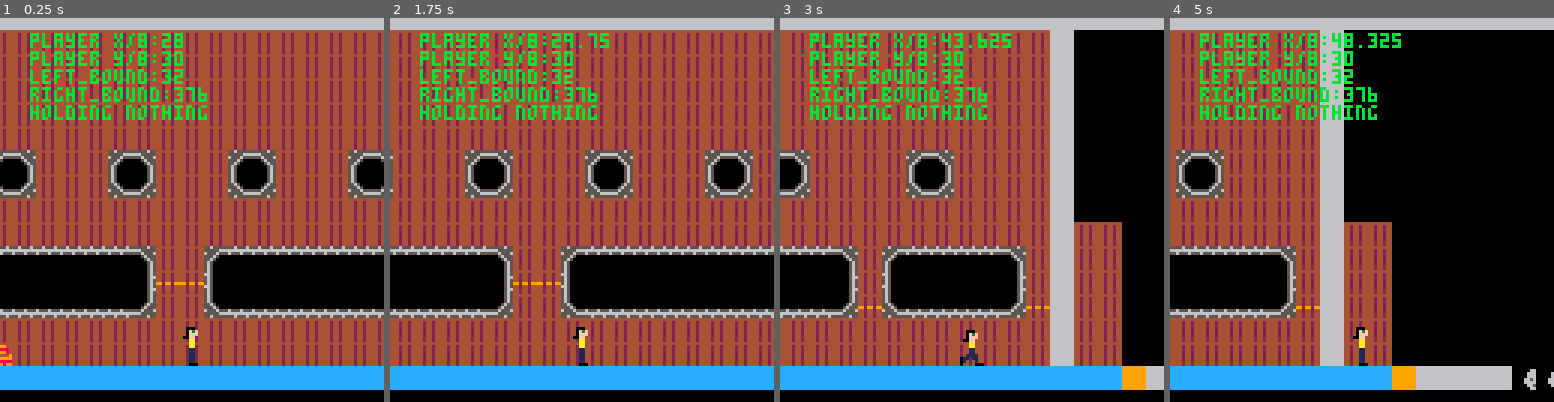
Above: before the commit, frames 1-4 (left to right).
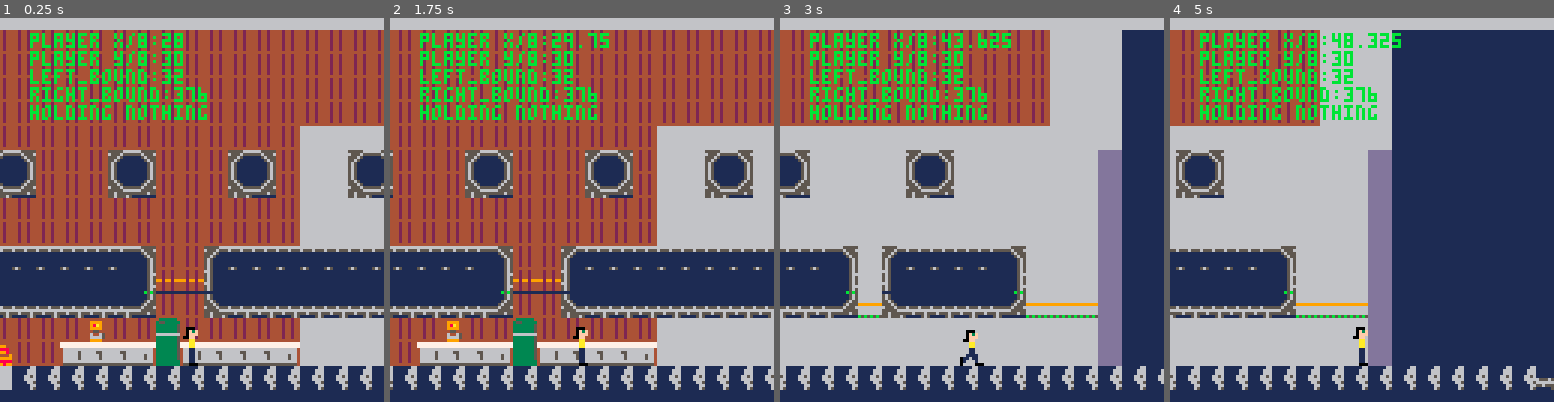
Above: after the commit, the same moments.

Repository: DiegoArmando/gbgj-08-22
Game: PICO-8 cartridge gbgj_8_22.p8
Same seed, same stepped clock (60 frames per second), same inputs: the game is played once before the commit and once after it.
Inputs:
- Up to frame 1 (0.25 s): no input
- Up to frame 2 (1.75 s): tap X (X key) at 0.33, 1.07 s; tap O (Z key) at 0.7, 1.7 s; hold Right from 1.6 s (still down)
- Up to frame 3 (3 s): tap X (X key) at 1.85, 2.97 s; release Right at 2.1 s; tap O (Z key) at 2.1, 2.5, 2.9 s; hold Up 2.15-2.42 s; hold Right from 2.47 s (still down)
- Up to frame 4 (5 s): release Right at 3.03 s; hold Left 3.08-3.58 s; tap O (Z key) every 0.4 s from 3.3 to 4.9 s; hold Down 3.63-3.97 s; hold Right 4.02-4.68 s; tap X (X key) at 4.08 s; hold Up from 4.73 s (still down)

The runs differ from the first frame. In frame 1, 44% of the frame differs, in the area x 0-100%, y 3-100%; in frame 2, 46%; in frame 3, 72%; in frame 4, 79%.

Commit message:
Update gbgj_8_22.p8

Diff:
--- a/gbgj_8_22.p8
+++ b/gbgj_8_22.p8
@@ -200,7 +200,7 @@
 end
 
 function _draw()
-    cls()
+    cls(1)
     map(0, 0, 0, 0, 128, 64)
 
 	--Set camera position
@@ -297,12 +297,11 @@
 
 
 
-
 __gff__
 0000010000000000000000000000000000000000000000000000000000000000000000000000000000000000000000000000000000000000000000000000000000000000000000000000000000000000000000000000000000000000000000000000000000000000000000000000000000000000000000000000000000000000
 0000000000000000000000000000000000000000000000000000000000000000000000000000000000000000000000000000000000000000000000000000000000000000000000000000000000000000000000000000000000000000000000000000000000000000000000000000000000000000000000000000000000000000
 __map__
-0000000000000000000000000000000000000000000000000000000000000000000000000045454545010145454501010101010101010101010101010101010101010101014545454545454545454545454545010101010145000000000000000000000000000000000000000000000000000000000000000000000000000000
+0000000000000000000000000000000000000000000000000000000000000000000000000001010101010101010101010101010101010101010101010101010101010101010101010101010101010101010101010101010101000000000000000000000000000000000000000000000000000000000000000000000000000000
 000000000000000000000000000000000000000000000000000000000000000000000001010100000000000000000000000000000000000000000000000000000001000000000000000000000000001d000000000000000101010100000000000000000000000000000000000000000000000000000000000000000000000000
 000000000000000000000000000000000000000000000000000000000000000101010101000000000000000000000000000000000000000000000000000000000001000000000000000000000000001d000000000000000000000101010000000000000000000000000000000000000000000000000000000000000000000000
 0000000000000000000000000000000000000000000000000000000001010101000000000000000000000000000000000000000000000000001d0000000000000001000000000000000000000000001d000000000000000000000000010101000000000000000000000000000000000000000000000000000000000000000000
@@ -320,17 +319,17 @@
 0000000000000000000000010100000000000000000000000000000000000000000000000000000000000000000000000000000000000000001d1d1d1d1d1d1d1d011d1d1d1d1d1d1d1d1d1d1d1d1d1d000000000000000000000000000000000000000000000000000000000000000000000101000000000000000000000000
 0000000000000000000001010000000000000000000000000000000000000000000000000000000000000000000000000000000000000000000000000000000000010000000000000000000000000000000000000000000000000000000000000000000000000000000000000000000000000001010000000000000000000000
 0000000000000000000101010101010101010101010101010101010101010101010101010101010101010101010101010101010101010101010101010101010101010101010101010101010101010101010101010101010101010101010101010101010101010101010101010101010101010101010100000000000000000000
-000000000000000000014040404040404040404040404040404040404040404040404040404040404040404040404001000000000000000000000000000000000000000000000000000000000000000000000000014c4c4c4c4c4c4c4c4c4c4c4c4c4c4c4c4c4c4c4c4c4c4c4c4c4c4c4c4c4c4c4c0101000000000000000000
-000000000000000000014040404040404040404040404040404040404040404040404040404040404040404040404001000000000000000000000000000000000000000000000000000000000000000000000000014c4c4c4c4c4c4c4c4c4c4c4c4c4c4c4c4c4c4c4c4c4c4c4c4c4c4c4c4c4c4c4c4c01010000000000000000
-000000000000000000014040404040404040404040404040404040404040404040404040404040404040404040404001000000000000000000000000000000000000000000000000000000000000000000000000014c4c4c4c4c4c4c4c4c4c4c4c4c4c4c4c4c4c4c4c4c4c4c4c4c4c4c4c4c4c4c4c4c4c450000000000000000
-000000000000000000014040404040404040404040404040404040404040404040404040404040404040404040404001000000000000000000000000000000000000000000000000000000000000000000000000014c4c4c4c4c4c4c4c4c4c4c4c4c4c4c4c4c4c4c4c4c4c4c4c4c4c4c4c4c4c4c4c4c4c450000000000000000
-000000000000000000014040404040404040404040404040404040404040404040404040404040404040404040404001000000000000000000000000000000000000000000000000000000000000000000000000014c4c4c4c4c4c4c4c4c4c4c4c4c4c4c4c4c4c4c4c4c4c4c4c4c4c4c4c4c4c4c4c4c4c450000000000000000
-000000000000000000014040404040414240404041424040404142404040414240404041424040404041424040404001000000000000000000000000000000000000000000000000000000000000000000000000014c4c4c4c4c4c4c4c4c4c4c4c4c4c4c4c4c4c4c4c4c4c4c4c4c4c4c4c4c4c4c4c4c4c450000000000000000
-000000000000000000014040404040515240404051524040405152404040515240404051524040404051524040404001000000000000000000000000000000000000000000000000000000000000000000000000014c4c4c4c4c4c4c4c4c4c4c4c4c4c4c4c4c4c4c4c4c4c4c4c4c4c4c4c4c4c4c4c4c4c450000000000000000
-000000000000000000014040404040404040404040404040404040404040404040404040404040404040404040404001000000000000000000000000000000000000000000000000000000000000000000000000014c4c4c4c4c4c4c4c4c4c4c4c4c4c4c4c4c4c4c4c4c4c4c4c4c4c4c4c4c4c4c4c4c4c450000000000000000
-000000000000000000014040404040404040404040404040404040404040404040404040404040404040404040404001404000000000000000000000000000000000000000000000000000000000000000000000014c4c4c4c4c41424c4c4c4c4c4c41424c4c4c4c4c4c41424c4c4c4c4c4c41424c4c4c450000000000000000
-000000000000000000014041616142404161616161616161616142404041616161616161616142404161616161424001404000000000000000000000000000000000000000000000000000000000000000000000014c4c4c4c4c51524c4c4c4c4c4c51524c4c4c4c4c4c51524c4c4c4c4c4c51524c4c4c450000000000000000
-000000000000000000014071000072407100000000000000000072505071000000000000000072407100000000724001404000000000000000000000000000000000000000000000000000000000000000000000014c4c4c4c4c4c4c4c4c4c4c4c4c4c4c4c4c4c4c4c4c4c4c4c4c4c4c4c4c4c4c4c4c4c450000000000000000
-000000000000000000015051626252505162626262626262626252404051626262626262626252505162626262525001404000000000000000000000000000000000000000000000000000000000000000000000014c4c4c4c4c4c4c4c4c4c4c4c4c4c4c4c4c4c4c4c4c4c4c4c4c4c4c4c4c4c4c4c4c4c450000000000000000
-000000000000000000014040404040404040404040404040404040404040404040404040404040404040404040404001404000000000000000000000000000000000000000000000000000000000000000000000014c4c4c4c4c4c4c4c4c4c4c4c4c4c4c4c4c4c4c4c4c4c4c4c4c4c4c4c4c4c4c4c4c4c450000000000000000
-000000000000000000014040404040404040151617404040404040404040404040404040404040404040404040404001404000000000000000000000000000000000000000000000000000000000000000000000014c4c4c4c4c4c4c4c4c4c4c4c4c4c4c4c4c4c4c4c4c4c4c4c4c4c4c4c4c4c4c4c4c4c450000000000000000
+000000000000000000014040404040404040404040404040404040404040404040404040404040404040404040404001010100000000000000000000000000000000000000000000000000000000000000000000014c4c4c4c4c4c4c4c4c4c4c4c4c4c4c4c4c4c4c4c4c4c4c4c4c4c4c4c4c4c4c4c0101000000000000000000
+000000000000000000014040404040404040404040404040404040404040404040404040404040404040404040404001010100000000000000000000000000000000000000000000000000000000000000000000014c4c4c4c4c4c4c4c4c4c4c4c4c4c4c4c4c4c4c4c4c4c4c4c4c4c4c4c4c4c4c4c4c01010000000000000000
+000000000000000000014040404040404040404040404040404040404040404040404040404040404040404040404001010100000000000000000000000000000000000000000000000000000000000000000000014c4c4c4c4c4c4c4c4c4c4c4c4c4c4c4c4c4c4c4c4c4c4c4c4c4c4c4c4c4c4c4c4c4c450000000000000000
+000000000000000000014040404040404040404040404040404040404040404040404040404040404040404040404001010100000000000000000000000000000000000000000000000000000000000000000000014c4c4c4c4c4c4c4c4c4c4c4c4c4c4c4c4c4c4c4c4c4c4c4c4c4c4c4c4c4c4c4c4c4c450000000000000000
+000000000000000000014040404040404040404040404040404040404040404040010101010101010101010101010101010100000000000000000000000000000000000000000000000000000000000000000000014c4c4c4c4c4c4c4c4c4c4c4c4c4c4c4c4c4c4c4c4c4c4c4c4c4c4c4c4c4c4c4c4c4c450000000000000000
+000000000000000000014040404040414240404041424040404142404040414240010141420101010141420101010101014c00000000000000000000000000000000000000000000000000000000000000000000014c4c4c4c4c4c4c4c4c4c4c4c4c4c4c4c4c4c4c4c4c4c4c4c4c4c4c4c4c4c4c4c4c4c450000000000000000
+000000000000000000014040404040515240404051524040405152404040515240010151520101010151520101010101014c00000000000000000000000000000000000000000000000000000000000000000000014c4c4c4c4c4c4c4c4c4c4c4c4c4c4c4c4c4c4c4c4c4c4c4c4c4c4c4c4c4c4c4c4c4c450000000000000000
+000000000000000000014040404040404040404040404040404040404040404040656565656565656565656565656501014c00000000000000000000000000000000000000000000000000000000000000000000014c4c4c4c4c4c4c4c4c4c4c4c4c4c4c4c4c4c4c4c4c4c4c4c4c4c4c4c4c4c4c4c4c4c450000000000000000
+000000000000000000014040404040404040404040404040404040404040404040656565656565656565656565656501014c00000000000000000000000000000000000000000000000000000000000000000000014c4c4c4c4c41424c4c4c4c4c4c41424c4c4c4c4c4c41424c4c4c4c4c4c41424c4c4c450000000000000000
+000000000000000000014041616142404161616161616161616142404041616161616161616142654161616161426501014c00000000000000000000000000000000000000000000000000000000000000000000014c4c4c4c4c51524c4c4c4c4c4c51524c4c4c4c4c4c51524c4c4c4c4c4c51524c4c4c450000000000000000
+000000000000000000014071000072407100000000000000000072505071000000000000000072657100000000726501014c00000000000000000000000000000000000000000000000000000000000000000000014c4c4c4c4c4c4c4c4c4c4c4c4c4c4c4c4c4c4c4c4c4c4c4c4c4c4c4c4c4c4c4c4c4c450000000000000000
+000000000000000000015051626252505162626262626262626252404051626262626262626252755162626262527575754c00000000000000000000000000000000000000000000000000000000000000000000014c4c4c4c4c4c4c4c4c4c4c4c4c4c4c4c4c4c4c4c4c4c4c4c4c4c4c4c4c4c4c4c4c4c450000000000000000
+000000000000000070016364404040404040404040404040094040084040404040656565656565656565656565656501014c00000000000000000000000000000000000000000000000000000000000000000000014c4c4c4c4c4c4c4c4c4c4c4c4c4c4c4c4c4c4c4c4c4c4c4c4c4c4c4c4c4c4c4c4c4c450000000000000000
+0000000000000000000173744040404040401516174040191a1a1b18191a1a1a1b656565656565656565656565656501014c00000000000000000000000000000000000000000000000000000000000000000000014c4c4c4c4c4c4c4c4c4c4c4c4c4c4c4c4c4c4c4c4c4c4c4c4c4c4c4c4c4c4c4c4c4c450000000000000000
Not shown, changed: 51 lines of the sprite sheet (__gfx__) section of gbgj_8_22.p8
